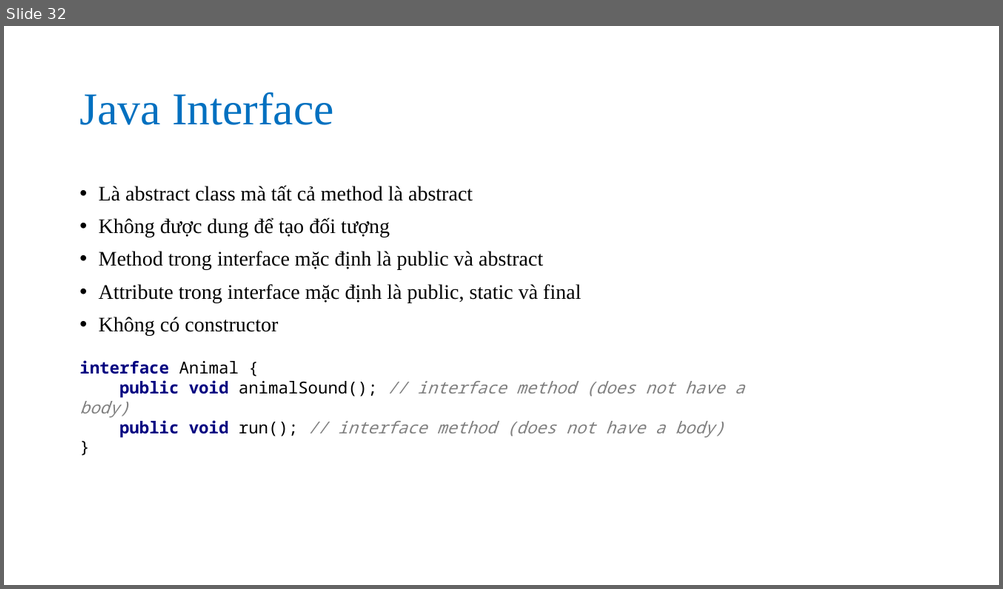
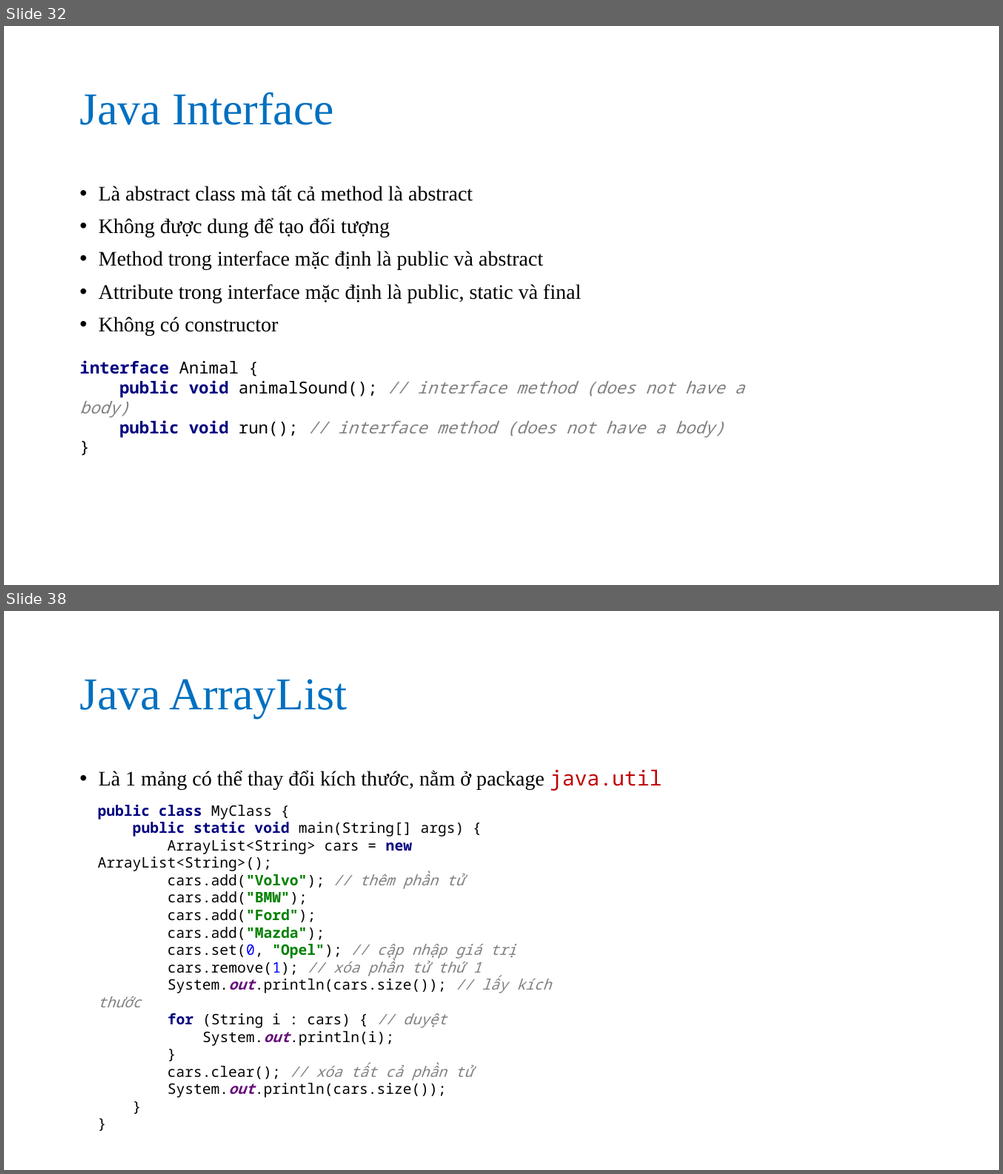
Before and after one commit to nguyenvanson332000/19jsp06, a slide deck: slides/java_core/java_oop.pptx. Shown one above the other, each under a label of ours: slide 32 before the commit, slides 32 and 38 after it; the slides between them are not shown. The pictures are 1003x589 and 1003x1174 pixels, drawn with LibreOffice and Linux fonts; fonts in the diff are those of the drawing. Boxes give left, top, right and bottom in pixels: in the first picture for what was removed or moved away, otherwise in the second. Text is boxed around its words. In the diff, an @@ line names an element or a change of style, - is before the commit and + after.

Commit message:
Java oop 3

```diff
--- a/slides/java_core/java_oop.pptx
+++ b/slides/java_core/java_oop.pptx
@@ slide 38 added at (4,611,999,1170), background #FFFFFF @@
@@ title added at (79,679,347,718), 44 pt, text #0070C0 @@
+Java ArrayList
@@ text added at (99,769,661,791), 20 pt, text #000000 @@
+• Là 1 mảng có thể thay đổi kích thước, nằm ở package java.util
@@ text added at (98,804,551,1098), 14 pt, text #000000 @@
+public class MyClass {
+public static void main(String[] args) {
+ArrayList<String> cars = new ArrayList<String>();
+cars.add("Volvo"); // thêm phần tử
+cars.add("BMW");
+cars.add("Ford");
+cars.add("Mazda");
+cars.set(0, "Opel"); // cập nhập giá trị
+cars.remove(1); // xóa phần tử thứ 1
+System.out.println(cars.size()); // lấy kích thước
+for (String i : cars) { // duyệt
+System.out.println(i);
+}
+cars.clear(); // xóa tất cả phần tử
+System.out.println(cars.size());
+}
+}
```
Also in this commit, not shown: 9 other slides added, 1 other file.
